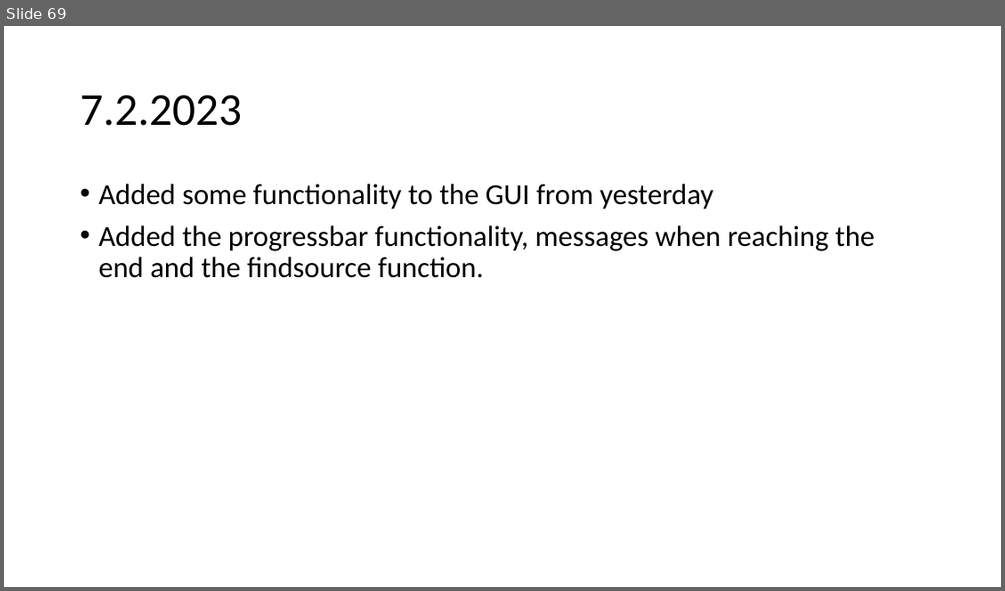
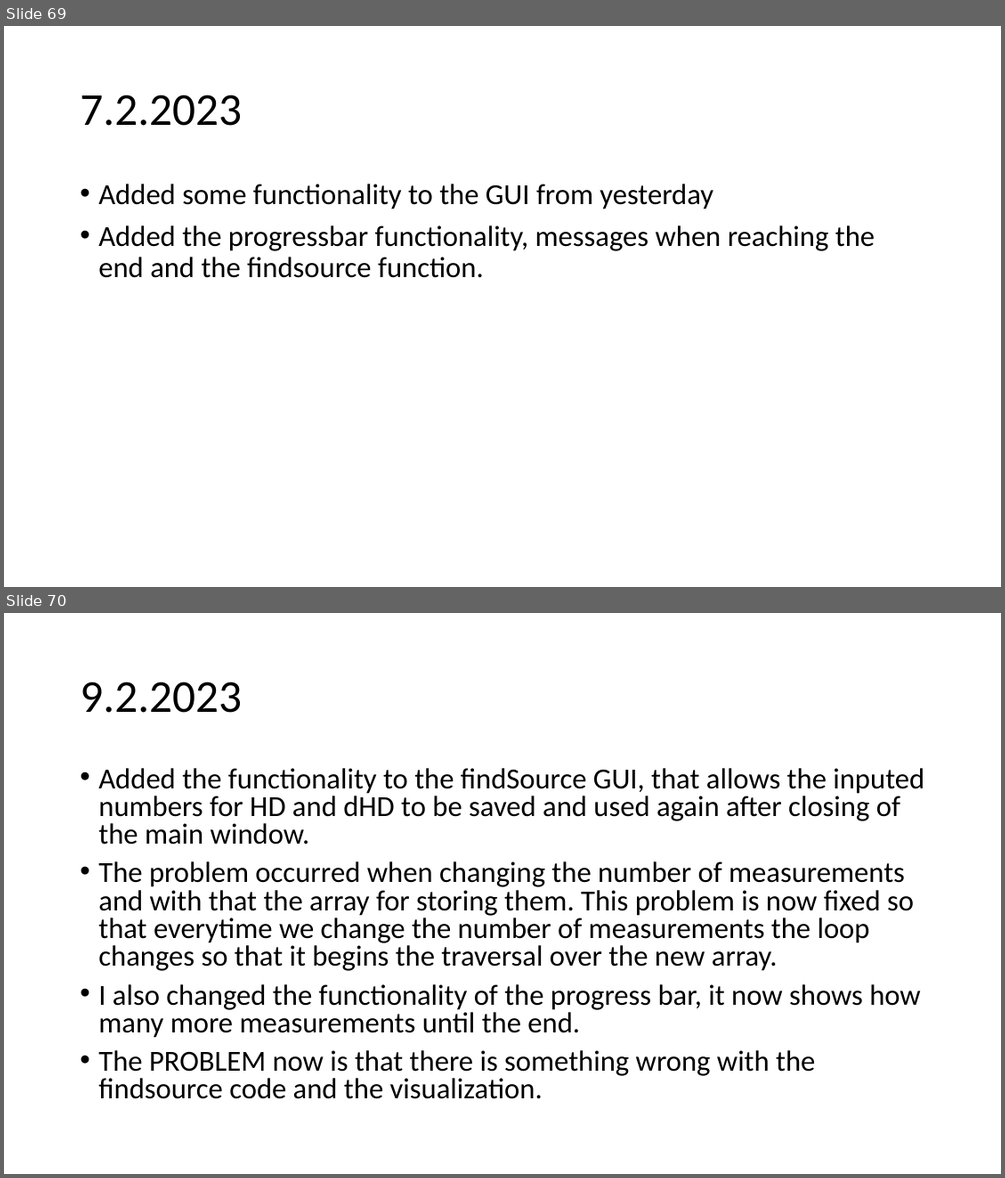
Before and after one commit to urhtrinko/DroneRadioactivity_student_job, a slide deck: reports/work_diary.pptx. Shown one above the other, each under a label of ours: slide 69 before the commit, slides 69 and 70 after it. The pictures are 1005x591 and 1005x1178 pixels, drawn with LibreOffice and Linux fonts; fonts in the diff are those of the drawing. Boxes give left, top, right and bottom in pixels: in the first picture for what was removed or moved away, otherwise in the second. Text is boxed around its words. In the diff, an @@ line names an element or a change of style, - is before the commit and + after.

```diff
--- a/reports/work_diary.pptx
+++ b/reports/work_diary.pptx
@@ slide 70 added at [4,613,1001,1174], background #FFFFFF @@
@@ title added at [80,682,242,713], 44 pt, text #000000 @@
+9.2.2023
@@ text added at [98,768,924,1099], 28 pt, text #000000 @@
+• Added the functionality to the findSource GUI, that allows the inputed numbers for HD and dHD to be saved and used again after closing of the main window.
+• The problem occurred when changing the number of measurements and with that the array for storing them. This problem is now fixed so that everytime we change the number of measurements the loop changes so that it begins the traversal over the new array.
+• I also changed the functionality of the progress bar, it now shows how many more measurements until the end.
+• The PROBLEM now is that there is something wrong with the findsource code and the visualization.
```
